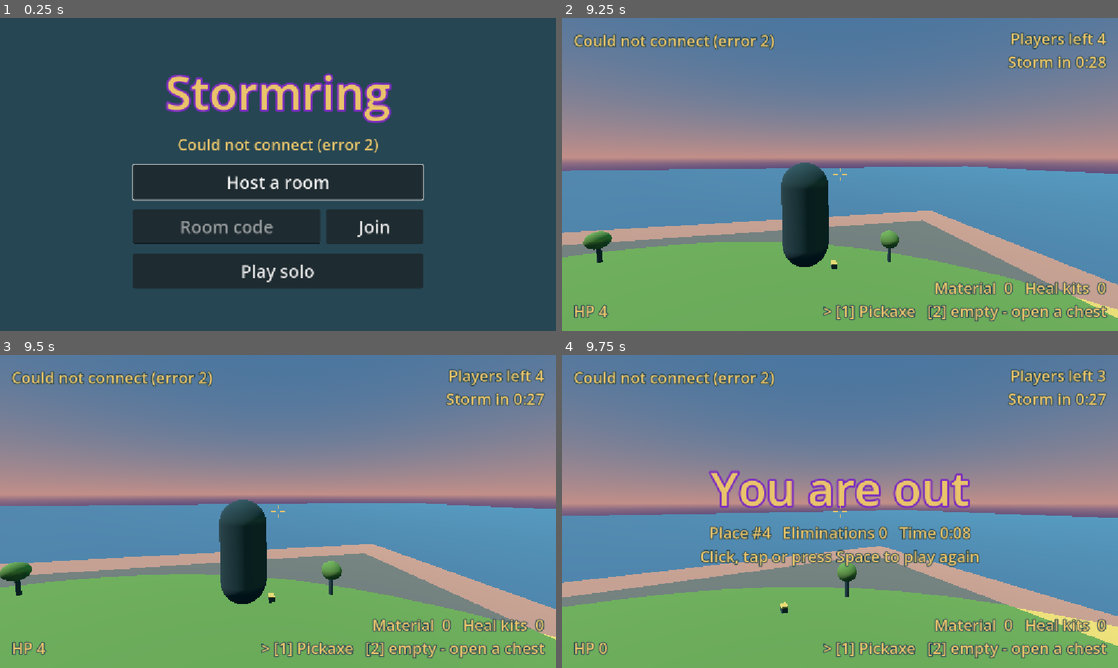
Above: before the commit, frames 1-4 (two rows, left to right).
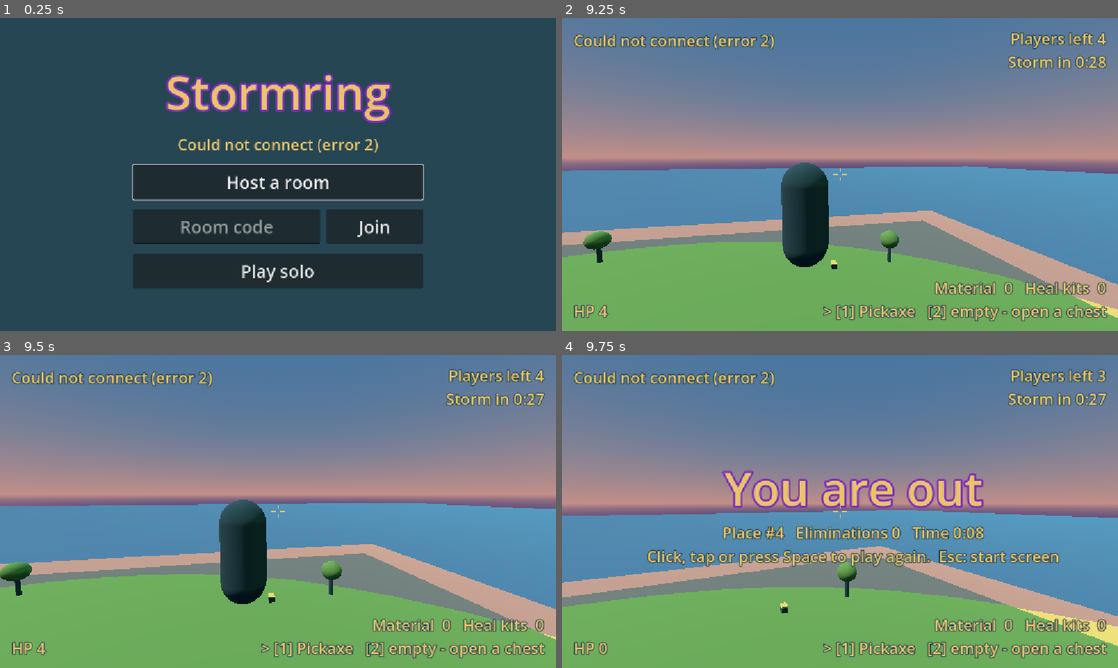
Above: after the commit, the same moments.

Repository: acetousk/godot4-game
Game: Godot game, scene res://scenes/lobby.tscn
The game is run twice, just before and just after one commit, with the same random seed, the same clock (stepped at 60 frames per second) and the same inputs. Sound files missing from this copy of the repository are replaced by a short silence.
Inputs (mouse positions are in pixels of both pictures, inside the frame that each line leads up to):
- Up to frame 1 (0.25 s): no input
- Up to frame 2 (9.25 s): click (789, 227) at 0.52 s; type "12" at 0.6 s; click "Play solo" at 1.25 s; tap Enter at 2 s; move the mouse to (962, 158) at 2.02 s; hold D (move_right) 2.03-2.78 s; hold E (action) 2.03-2.78 s; click (962, 158) at 2.17 s; tap Space (jump) at 2.27, 2.57, 3.02, 3.32, 3.8, 4.35, 4.52, 4.82, 5.27, 5.57, 6.02, 6.32, 7.52, 7.82, 8.27, 8.57, 9.02 s; tap Q (build) at 2.3, 2.85, 5.3, 6.6, 8.3 s; move the mouse to (812, 174) at 2.77 s; hold W (move_forward) 2.78-6.53 s; click (812, 174) at 3.05 s; move the mouse to (851, 168) at 3.52 s; press the mouse at (851, 168) at 3.53 s; move the mouse to (834, 180) at 4.27 s; release the mouse at (834, 180) at 4.28 s; tap E (action) at 4.55, 7.55 s; move the mouse to (878, 177) at 5.02 s; hold E (action) 5.03-5.78 s; tap R (reload) at 5.65 s; move the mouse to (795, 171) at 5.77 s; right-click (795, 171) at 5.85 s; click (795, 171) at 6.05 s; tap Escape (ui_cancel) at 6.4 s; move the mouse to (867, 174) at 6.52 s; hold S (move_back) 6.53-7.28 s; hold Space (jump) 6.53-7.28 s; click (867, 174) at 6.67 s; move the mouse to (817, 168) at 7.27 s; hold D (move_right) 7.28-8.03 s; click (817, 168) at 7.35 s; move the mouse to (867, 174) at 8.02 s; hold W (move_forward) from 8.03 s (still down); tap H (heal) at 8.1 s; move the mouse to (812, 174) at 8.77 s; tap 1 (slot_1) at 8.85 s; click (812, 174) at 9.05 s
- Up to frame 3 (9.5 s): keep holding W (move_forward); tap Space (jump) at 9.32 s
- Up to frame 4 (9.75 s): keep holding W (move_forward); move the mouse to (851, 505) at 9.52 s; hold Space (jump) from 9.53 s (still down); tap 2 (slot_2) at 9.6 s

Frames 1-3 are identical in both runs. In frame 4, 6.9% of the frame differs, in the area x 15-90%, y 36-68%.

Commit message:
step done

Diff:
--- a/project.godot
+++ b/project.godot
@@ -14,6 +14,7 @@
 GDSync="*res://addons/GD-Sync/MultiplayerClient.gd"
 Tune="*res://scripts/tune.gd"
 Net="*res://scripts/net.gd"
+Sfx="*res://scripts/sfx.gd"
 
 
 [editor_plugins]
--- a/scripts/bot.gd
+++ b/scripts/bot.gd
@@ -148,6 +148,7 @@
 
 ## One bot bullet. Close = better aim, far = worse aim.
 func _shoot_bullet() -> void:
+	Sfx.play_for_everyone("shot", global_position) # Bots run on the host; everyone hears.
 	var dist := global_position.distance_to(target.global_position)
 	var closeness := 1.0 - clampf(dist / Tune.bot_sight, 0.0, 1.0)
 	var accuracy := lerpf(Tune.bot_accuracy_far, Tune.bot_accuracy_near, closeness)
--- a/scripts/game.gd
+++ b/scripts/game.gd
@@ -26,6 +26,7 @@
 	players.child_entered_tree.connect(_on_fighter_added)
 	bots.child_entered_tree.connect(_on_fighter_added)
 	Net.player_left.connect(_on_player_left)
+	Net.allow(Sfx.play) # Online: other screens may play sounds (shots, builds) on mine.
 
 	if not Net.online:
 		# Solo: one player (you) and the bots.
@@ -113,7 +114,7 @@
 	Input.mouse_mode = Input.MOUSE_MODE_VISIBLE
 	var stats := "%s   Eliminations %d   Time %d:%02d" % [place, _me().eliminations, int(match_time) / 60, int(match_time) % 60]
 	var hint := "Click, tap or press Space to go back to the start screen" if Net.online \
-			else "Click, tap or press Space to play again"
+			else "Click, tap or press Space to play again.  Esc: start screen"
 	hud.show_end(title, stats, hint)
 	print("Match over: ", title, "  ", stats)
 
@@ -122,7 +123,9 @@
 	# After the match: click, tap, or press jump.
 	# Solo: play again. Online: leave the room and go back to the start screen.
 	if game_over and restart_wait <= 0.0:
-		if event.is_action_pressed("jump") or event.is_action_pressed("fire") or event is InputEventScreenTouch:
+		if not Net.online and event.is_action_pressed("ui_cancel"):
+			get_tree().change_scene_to_file("res://scenes/lobby.tscn") # Solo → start screen
+		elif event.is_action_pressed("jump") or event.is_action_pressed("fire") or event is InputEventScreenTouch:
 			if Net.online:
 				# The host runs the match, so the host stays until there is a winner.
 				if Net.is_host() and _fighters_left() > 1:
--- a/scripts/player.gd
+++ b/scripts/player.gd
@@ -134,6 +134,7 @@
 	var from := camera.project_ray_origin(center)
 	var to := from + camera.project_ray_normal(center) * Tune.rifle_range
 	var query := PhysicsRayQueryParameters3D.create(from, to, 1, [get_rid()])
+	Sfx.play_for_everyone("shot", global_position)
 	var hit := get_world_3d().direct_space_state.intersect_ray(query)
 	if hit.is_empty():
 		return
@@ -141,8 +142,10 @@
 	# Players and bots: "I hit you" goes to the host, who takes the HP.
 	if hit.collider is Fighter:
 		hit.collider.hurt(Tune.rifle_damage, self)
+		Sfx.play("hit", global_position) # Only you hear your hits.
 	elif hit.collider.has_method("take_damage"):
 		hit.collider.take_damage(Tune.rifle_damage, self) # Walls ask the host too
+		Sfx.play("hit", global_position)
 
 
 ## Pickaxe swing: a short line from your chest the way the camera looks.
@@ -157,6 +160,7 @@
 	# Trees, rocks, and houses live under the "harvest" node.
 	if hit.collider.get_parent().is_in_group("harvest"):
 		material = mini(material + Tune.material_per_hit, Tune.max_material)
+		Sfx.play_for_everyone("harvest", hit.position)
 
 
 ## Put the ghost wall on the 4 m grid, on the edge of your square that you face.
@@ -198,6 +202,7 @@
 		wall = WALL_SCENE.instantiate()
 		walls.add_child(wall)
 	wall.transform = spot # Walls sits at the middle of the world, so this is the same spot.
+	Sfx.play_for_everyone("build", spot.origin)
 
 
 func _unhandled_input(event: InputEvent) -> void:
--- /dev/null
+++ b/scripts/sfx.gd
@@ -0,0 +1,73 @@
+extends Node
+## Sfx: plays the game's sounds (made by tools/make_sfx.py).
+##   Sfx.play("shot", global_position)  → a sound at a spot (quieter far away)
+##   Sfx.loop("storm", true / false)    → a sound that repeats until you stop it
+## Browsers and phones block sound until you click or tap,
+## so nothing plays before your first click, tap, or key press.
+
+const SOUNDS := {
+	"shot": preload("res://sounds/shot.wav"),
+	"hit": preload("res://sounds/hit.wav"),
+	"harvest": preload("res://sounds/harvest.wav"),
+	"build": preload("res://sounds/build.wav"),
+	"storm": preload("res://sounds/storm.wav"),
+}
+const MAX_AT_ONCE := 16 ## More than this at the same moment are skipped (keeps phones fast)
+const HEAR_DISTANCE := 70.0 ## Meters: farther than this you hear nothing
+
+var unlocked := false ## True after the first click, tap, or key
+var _playing := 0
+var _loops := {} ## name → AudioStreamPlayer
+
+
+func _ready() -> void:
+	process_mode = Node.PROCESS_MODE_ALWAYS
+
+
+func _input(event: InputEvent) -> void:
+	if not unlocked and event.is_pressed() and (event is InputEventMouseButton \
+			or event is InputEventScreenTouch or event is InputEventKey or event is InputEventJoypadButton):
+		unlocked = true
+
+
+## One sound at a spot in the world.
+func play(sound: String, where: Vector3) -> void:
+	if not unlocked or _playing >= MAX_AT_ONCE:
+		return
+	var scene := get_tree().current_scene
+	if scene == null:
+		return
+	var player := AudioStreamPlayer3D.new()
+	player.stream = SOUNDS[sound]
+	player.max_distance = HEAR_DISTANCE
+	player.unit_size = 8.0
+	player.volume_db = linear_to_db(Tune.sfx_volume)
+	scene.add_child(player)
+	player.global_position = where
+	player.finished.connect(player.queue_free)
+	# Counted down when it is gone (finished, or the match ended first).
+	player.tree_exiting.connect(func() -> void: _playing -= 1)
+	_playing += 1
+	player.play()
+
+
+## A sound that every screen hears (online), like a shot. In solo, just here.
+## (game.gd lets other screens call play() when the match starts.)
+func play_for_everyone(sound: String, where: Vector3) -> void:
+	Net.tell_everyone(play, sound, where)
+
+
+## A repeating sound (not at a spot). on = start, off = stop.
+func loop(sound: String, on: bool) -> void:
+	if not _loops.has(sound):
+		# (storm.wav is set to loop in its Import settings.)
+		var player := AudioStreamPlayer.new()
+		player.stream = SOUNDS[sound]
+		add_child(player)
+		_loops[sound] = player
+	var p: AudioStreamPlayer = _loops[sound]
+	if on and unlocked and not p.playing:
+		p.volume_db = linear_to_db(Tune.sfx_volume * Tune.storm_hum_volume)
+		p.play()
+	elif not on and p.playing:
+		p.stop()
--- a/scripts/storm.gd
+++ b/scripts/storm.gd
@@ -32,6 +32,9 @@
 	shrinking = time > Tune.storm_wait
 	radius = Tune.storm_start_radius * (1.0 - shrink_part())
 	_update_wall()
+	# Hum while YOUR player is outside the circle (each screen checks its own).
+	var me: Node3D = get_tree().get_first_node_in_group("player")
+	Sfx.loop("storm", me != null and not me.is_out and not is_safe(me.global_position))
 	if not Net.is_host():
 		return
 
@@ -43,6 +46,10 @@
 		for fighter in get_tree().get_nodes_in_group("fighter"):
 			if not is_safe(fighter.global_position):
 				fighter.take_damage(damage, null)
+
+
+func _exit_tree() -> void:
+	Sfx.loop("storm", false) # Match over or new match: stop the hum.
 
 
 ## Seconds left: until it starts shrinking, or until it is fully closed.
--- a/scripts/tune.gd
+++ b/scripts/tune.gd
@@ -51,6 +51,10 @@
 @export var storm_dps_start: float = 2.0 ## HP per second lost outside the circle at the start
 @export var storm_dps_end: float = 10.0 ## HP per second lost outside the circle when it is fully closed
 
+@export_group("Sound")
+@export_range(0.0, 1.0, 0.05) var sfx_volume: float = 0.7 ## How loud all sounds are (0 = silent, 1 = full)
+@export_range(0.0, 1.0, 0.05) var storm_hum_volume: float = 0.6 ## How loud the storm hum is, on top of sfx_volume
+
 @export_group("Online")
 @export var net_send_rate: int = 20 ## How many times a second player and bot spots are sent to the others (higher = smoother, more data)
 
Not shown, added: scripts/sfx.gd.uid
Not shown, added: sounds/build.wav.import
Not shown, added: sounds/harvest.wav.import
Not shown, added: sounds/hit.wav.import
Not shown, added: sounds/shot.wav.import
Not shown, added: sounds/storm.wav.import
Not shown, added: CREDITS.md
Not shown, changed: DESIGN.md
Not shown, changed: PLAN.md
Not shown, changed: PLAYTEST.md
Not shown, added: sounds/build.wav
Not shown, added: sounds/harvest.wav
(and 3 more such lines)
